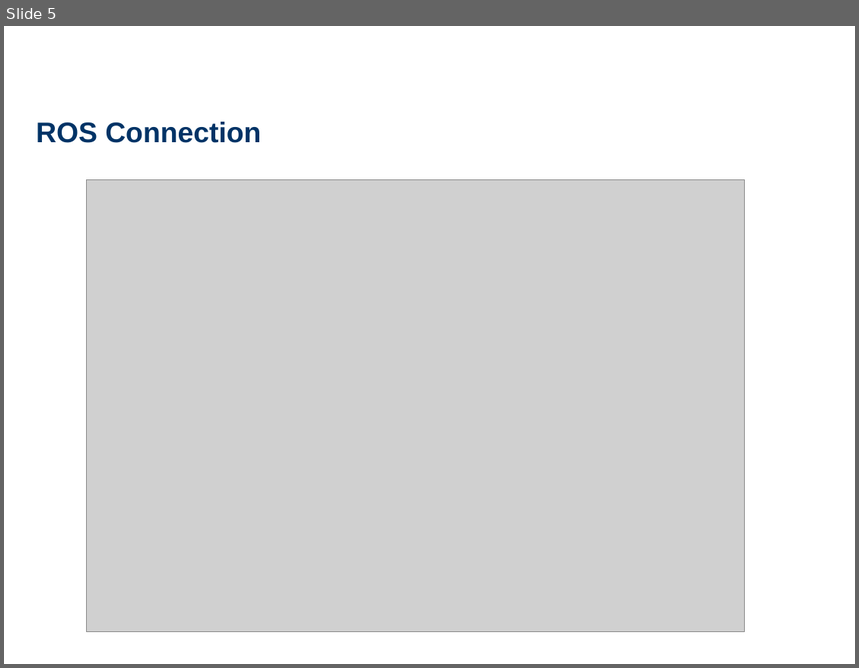
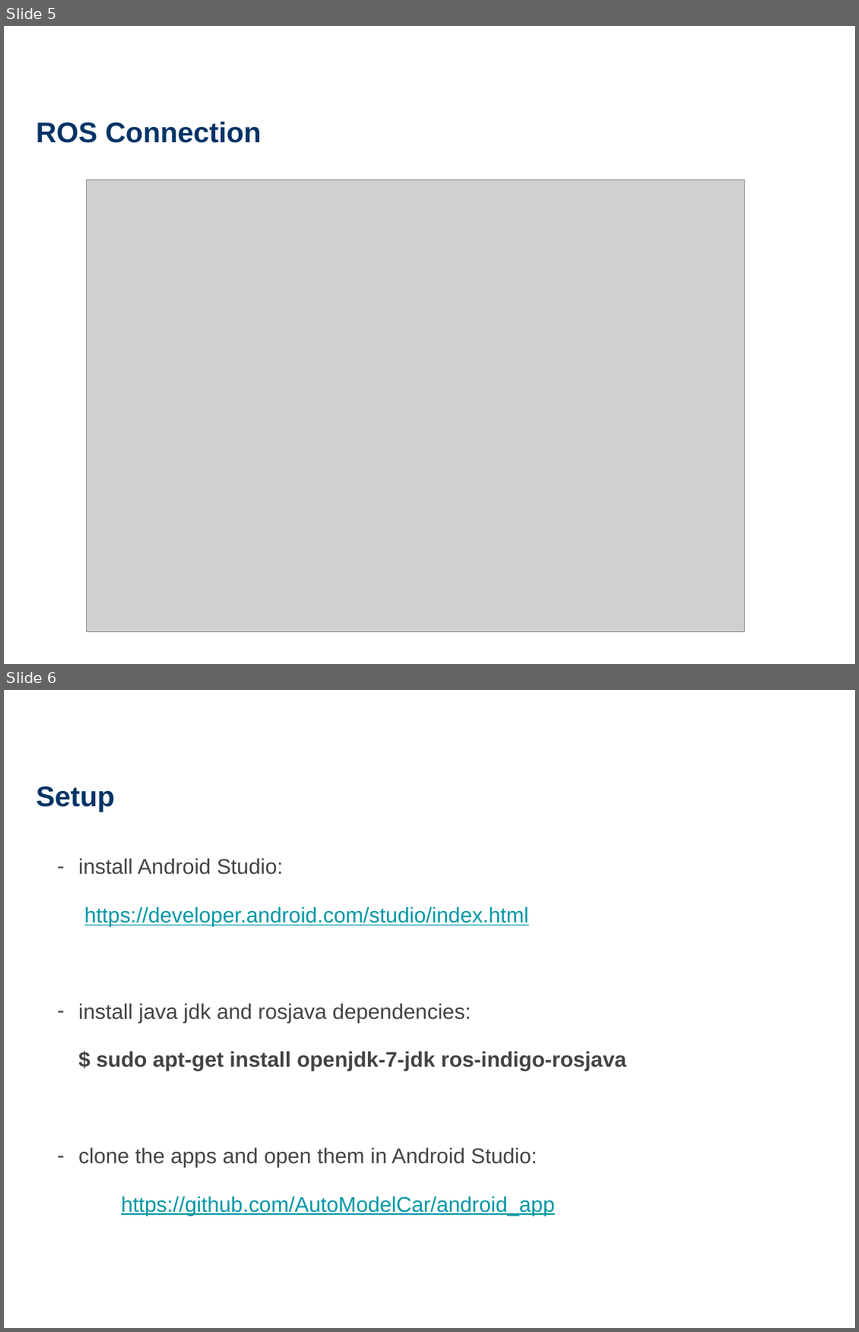
Before and after one commit to AutoModelCar/AutoModelCarWiki, a slide deck: Slides/Android App.pptx. Shown one above the other, each under a label of ours: slide 5 before the commit, slides 5 and 6 after it. The pictures are 859x668 and 859x1332 pixels, drawn with LibreOffice and Linux fonts; fonts in the diff are those of the drawing; grey boxes stand for pictures; background and template pictures are left out. Boxes give left, top, right and bottom in pixels: in the first picture for what was removed or moved away, otherwise in the second. Text is boxed around its words. In the diff, an @@ line names an element or a change of style, - is before the commit and + after.

Commit message:
updated Android slides

```diff
--- a/Slides/Android App.pptx
+++ b/Slides/Android App.pptx
@@ slide 6 added at (x1=4, y1=690, x2=855, y2=1328), background #FFFFFF @@
@@ title added at (x1=36, y1=787, x2=115, y2=812), 24 pt, text #003366, bold @@
+Setup
@@ text added at (x1=78, y1=858, x2=626, y2=1216), 18 pt, text #434343 @@
+– install Android Studio:
+https://developer.android.com/studio/index.html
+– install java jdk and rosjava dependencies:
+$ sudo apt-get install openjdk-7-jdk ros-indigo-rosjava
+– clone the apps and open them in Android Studio:
+https://github.com/AutoModelCar/android_app
```
Also in this commit, not shown: 1 other slide added.
